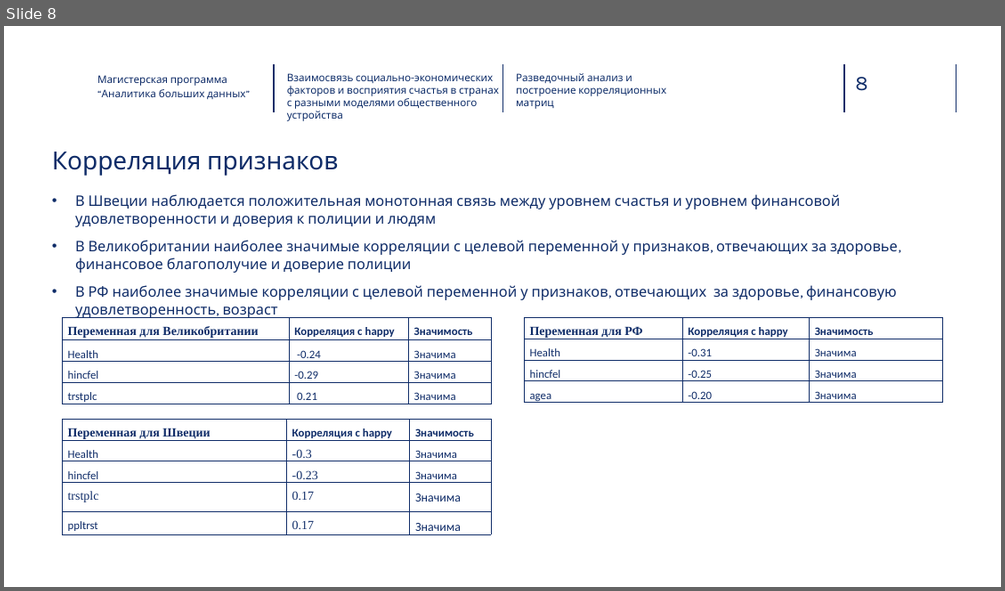
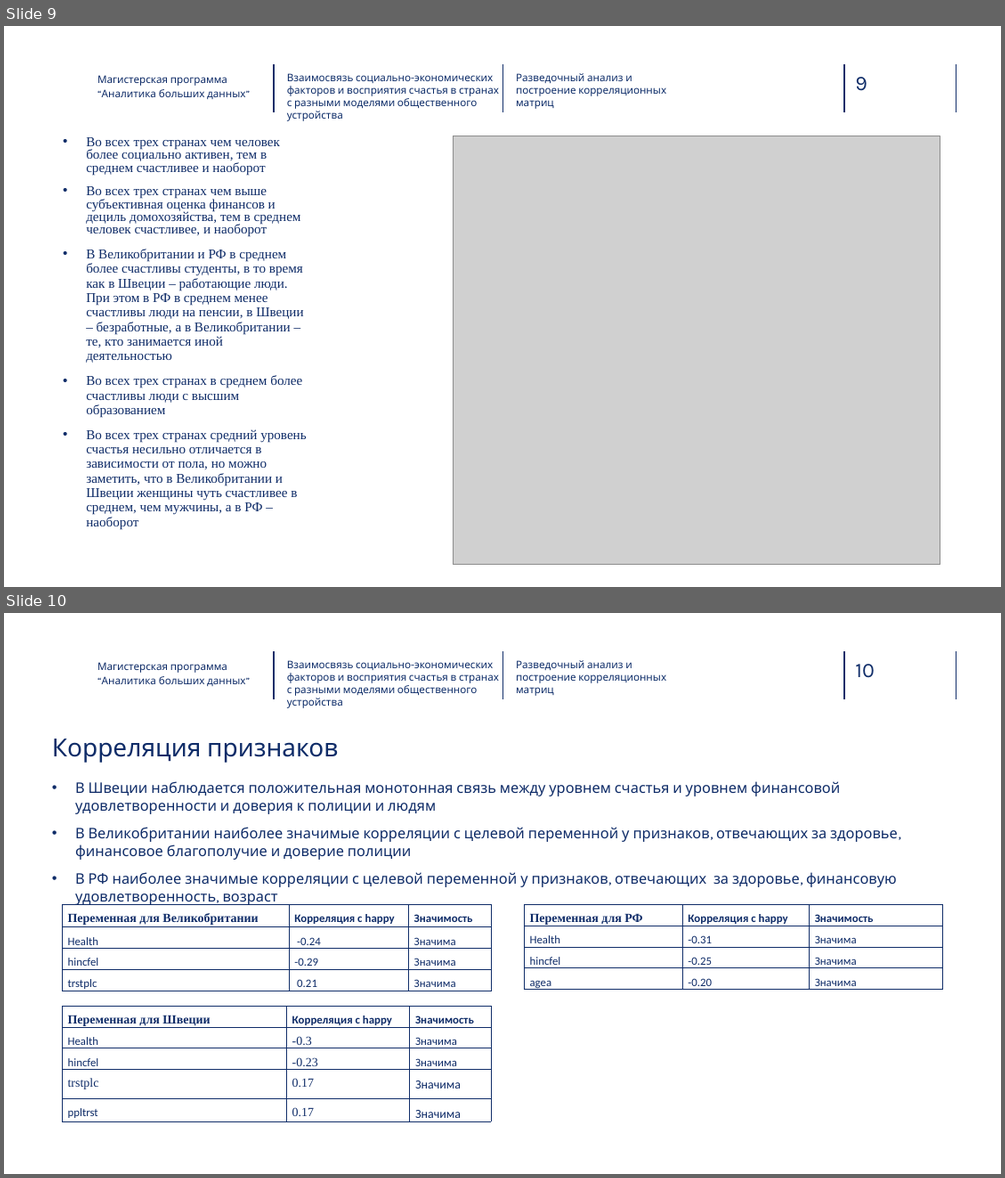
Before and after one commit to alsu-khasanshina/diploma, a slide deck: Хасаншина Алсу.pptx. Shown one above the other, each under a label of ours: slide 8 before the commit, slides 9 and 10 after it. The pictures are 1005x591 and 1005x1178 pixels, drawn with LibreOffice and Linux fonts; fonts in the diff are those of the drawing; grey boxes stand for pictures; background and template pictures are left out. Boxes give left, top, right and bottom in pixels: in the first picture for what was removed or moved away, otherwise in the second. Text is boxed around its words. In the diff, an @@ line names an element or a change of style, - is before the commit and + after.

```diff
--- a/Хасаншина Алсу.pptx
+++ b/Хасаншина Алсу.pptx
@@ slide 9 added at box(4, 26, 1001, 587), background picture (left out); not listed: 5 template elements that a slide beside it also shows @@
@@ text added at box(97, 75, 245, 99), 10 pt, text #0F2C68 @@
+Магистерская программа
+“Аналитика больших данных”
@@ text added at box(287, 73, 499, 109), 10 pt, text #0E2D69 @@
+Взаимосвязь социально-экономических факторов и восприятия счастья в странах с разными моделями общественного устройства
@@ text added at box(516, 73, 666, 109), 10 pt, text #0E2D69 @@
+Разведочный анализ и построение корреляционных матриц
@@ text added at box(86, 137, 306, 530), 12.9 pt, text #0F2C68 @@
+• Во всех трех странах чем человек более социально активен, тем в среднем счастливее и наоборот
+• Во всех трех странах чем выше субъективная оценка финансов и дециль домохозяйства, тем в среднем человек счастливее, и наоборот
+• В Великобритании и РФ в среднем более счастливы студенты, в то время как в Швеции – работающие люди. При этом в РФ в среднем менее счастливы люди на пенсии, в Швеции – безработные, а в Великобритании – те, кто занимается иной деятельностью
+• Во всех трех странах в среднем более счастливы люди с высшим образованием
+• Во всех трех странах средний уровень счастья несильно отличается в зависимости от пола, но можно заметить, что в Великобритании и Швеции женщины чуть счастливее в среднем, чем мужчины, а в РФ – наоборот
@@ picture added at box(453, 136, 940, 564) @@
@@ what was slide 8 is now slide 10 @@
@@ page number at box(855, 664, 874, 678): text changed @@
-8
+10
```
Also in this commit, not shown: 1 slide changed, 1 other slide added.
